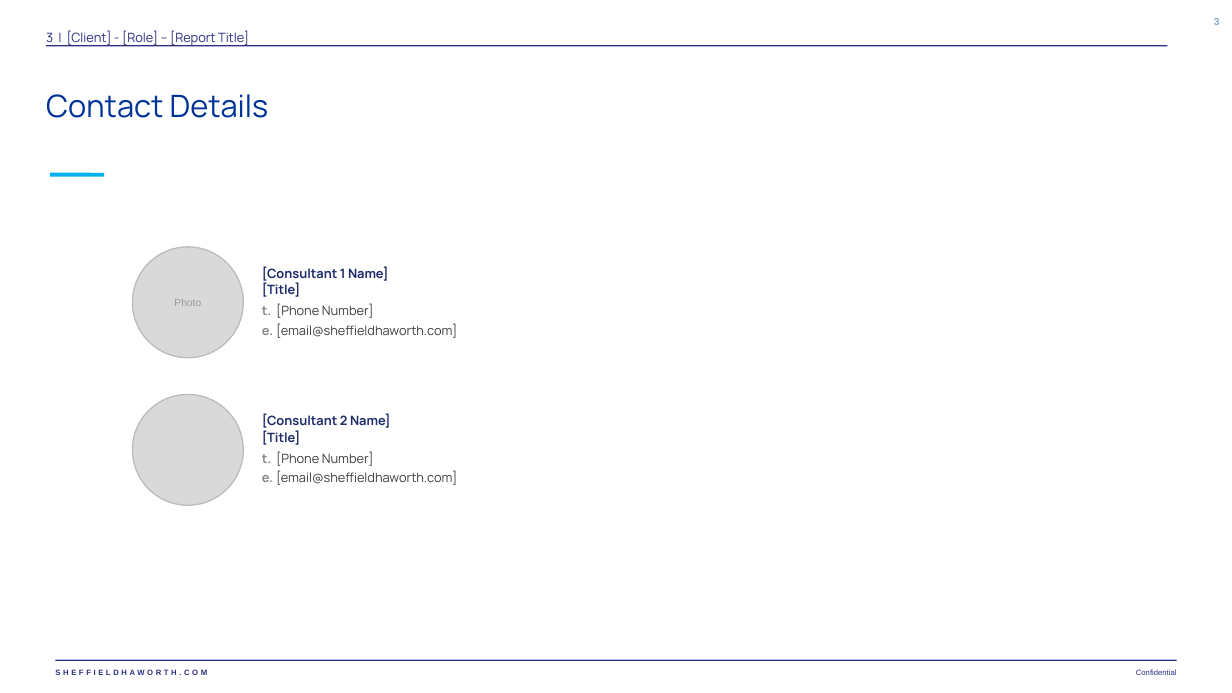
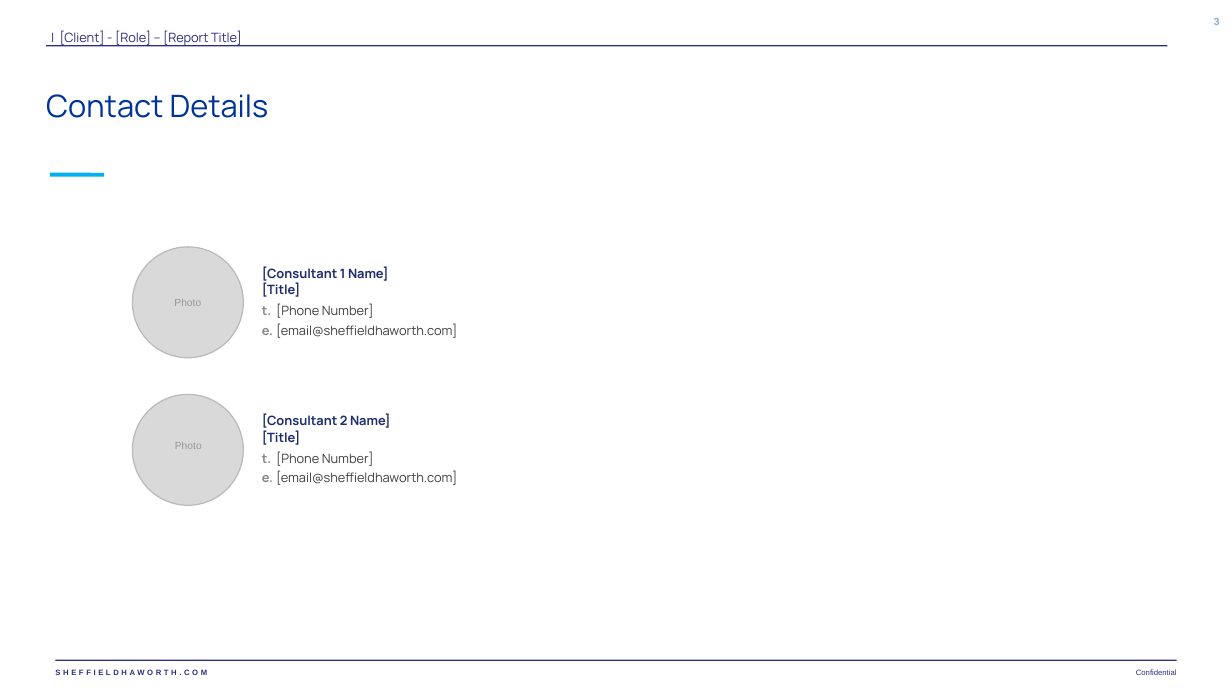
Before and after one commit to AmberS21/sh-document-generator-updated, a slide deck: slide 3 of templates/SH_Candidate_Update_Report_TEMPLATE.pptx. Drawn at 1232x693 pixels with LibreOffice and Linux fonts; fonts in the diff are those of the drawing. Boxes give left, top, right and bottom in pixels: in the first picture for what was removed or moved away, otherwise in the second. Text is boxed around its words. In the diff, an @@ line names an element or a change of style, - is before the commit and + after.

```diff
--- a/templates/SH_Candidate_Update_Report_TEMPLATE.pptx
+++ b/templates/SH_Candidate_Update_Report_TEMPLATE.pptx
@@ text at (60,30,242,46): text changed @@
-3 | [Client] - [Role] – [Report Title]
+| [Client] - [Role] – [Report Title]
@@ text in ellipse at (175,442,202,449): text added @@
+Photo
```
